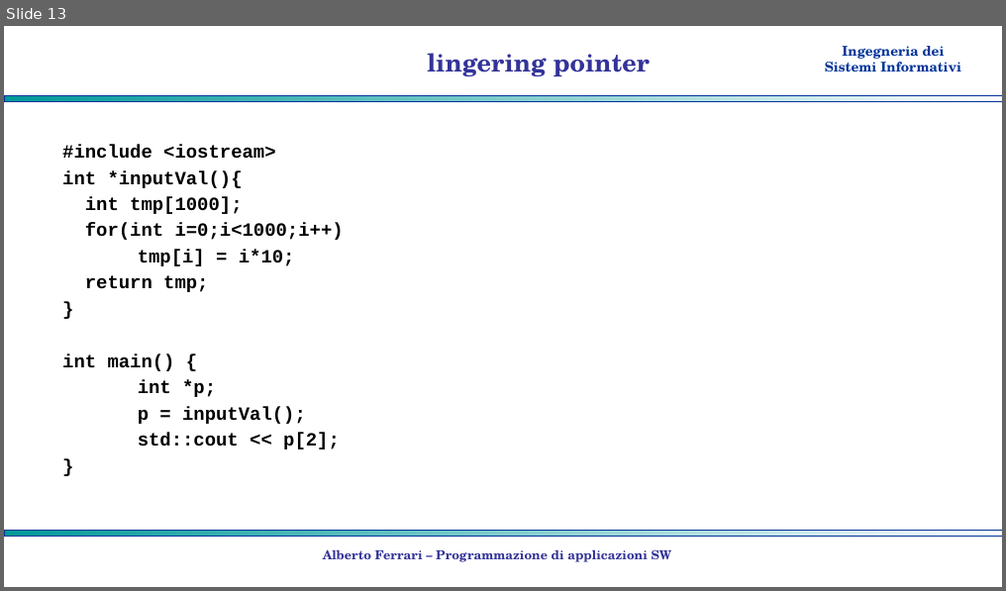
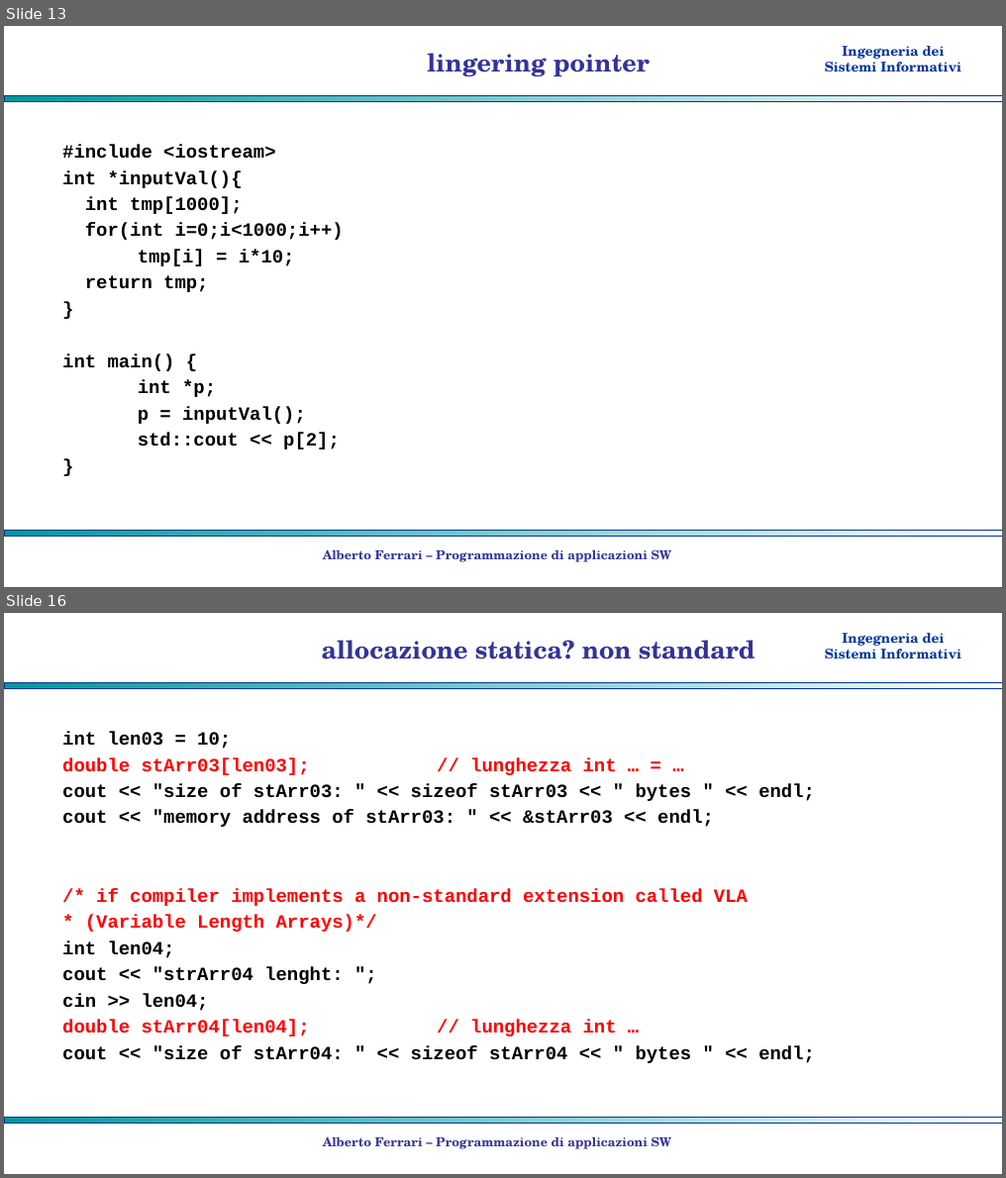
Before and after one commit to albertoferrari/pasw, a slide deck: lezioni/PASW03b - C++ puntatori.pptx. Shown one above the other, each under a label of ours: slide 13 before the commit, slides 13 and 16 after it; the slides between them are not shown. The pictures are 1006x591 and 1006x1178 pixels, drawn with LibreOffice and Linux fonts; fonts in the diff are those of the drawing; background and template pictures are left out. Boxes give left, top, right and bottom in pixels: in the first picture for what was removed or moved away, otherwise in the second. Text is boxed around its words. In the diff, an @@ line names an element or a change of style, - is before the commit and + after.

```diff
--- a/lezioni/PASW03b - C++ puntatori.pptx
+++ b/lezioni/PASW03b - C++ puntatori.pptx
@@ slide 16 added at (x1=4, y1=613, x2=1002, y2=1174), background #FFFFFF; not listed: 3 template elements that a slide beside it also shows @@
@@ title added at (x1=322, y1=640, x2=755, y2=660), 24 pt, text #333399, bold @@
+allocazione statica? non standard
@@ text added at (x1=62, y1=732, x2=815, y2=1063), 18 pt, text #000000, bold @@
+int len03 = 10;
+double stArr03[len03]; // lunghezza int … = …
+cout << "size of stArr03: " << sizeof stArr03 << " bytes " << endl;
+cout << "memory address of stArr03: " << &stArr03 << endl;
+/* if compiler implements a non-standard extension called VLA
+* (Variable Length Arrays)*/
+int len04;
+cout << "strArr04 lenght: ";
+cin >> len04;
+double stArr04[len04]; // lunghezza int …
+cout << "size of stArr04: " << sizeof stArr04 << " bytes " << endl;
@@ text added at (x1=323, y1=1137, x2=672, y2=1150), 12 pt, text #333399, bold @@
+Alberto Ferrari – Programmazione di applicazioni SW
```
Also in this commit, not shown: 3 other slides added, 1 other file.
